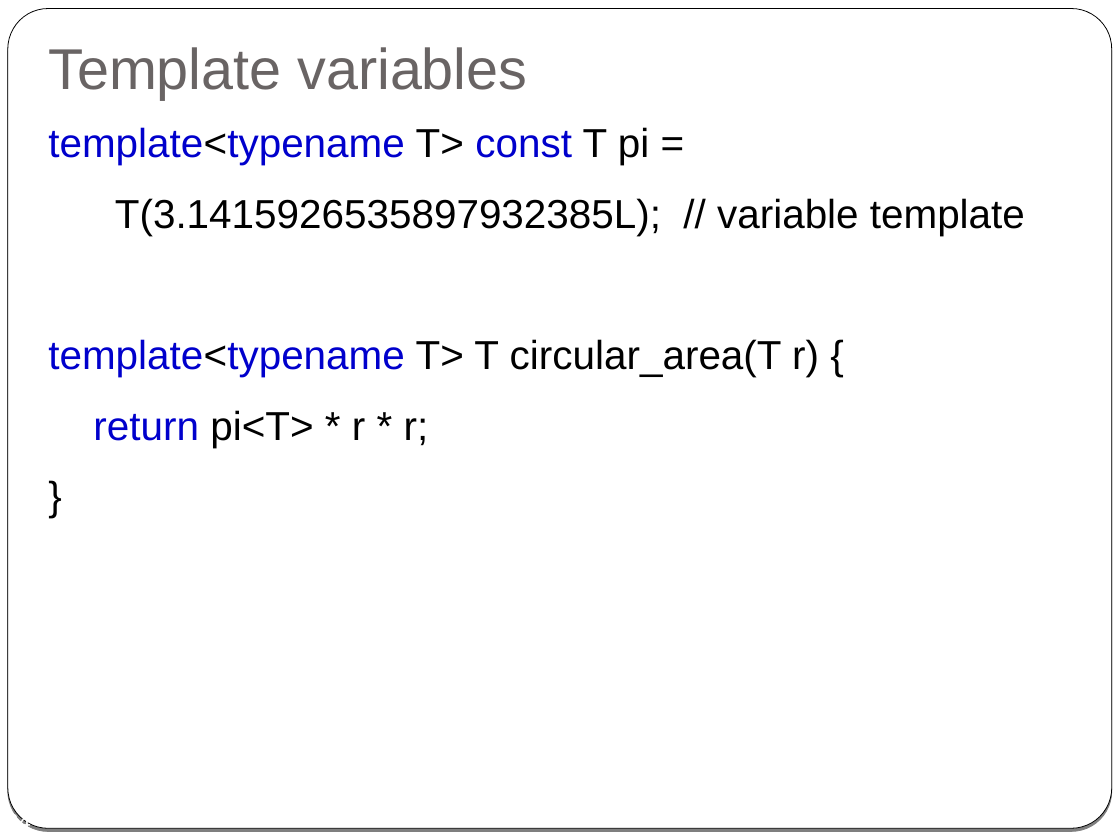
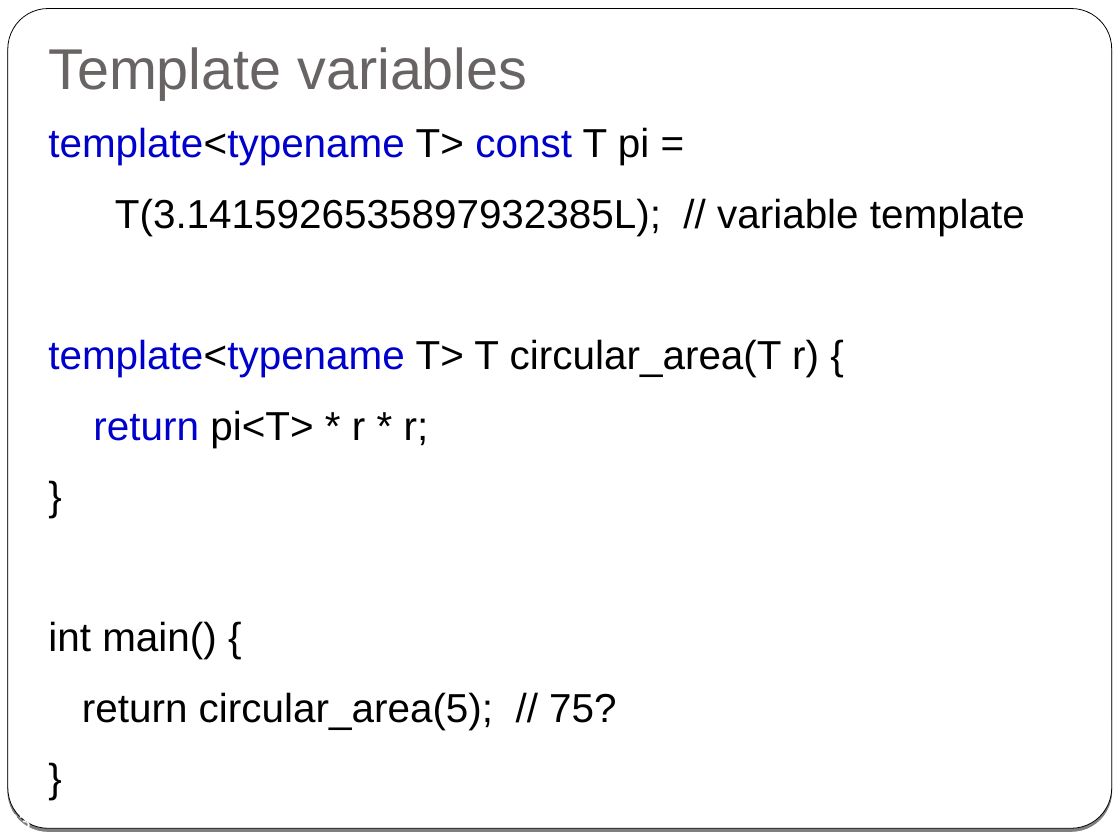
Before and after one commit to cpp-at-ariel/cpp-5778, a slide deck: slide 33 of week08-templates/slides.odp (slide 34 before the commit). Drawn at 1120x840 pixels with LibreOffice and Linux fonts; fonts in the diff are those of the drawing. Boxes give left, top, right and bottom in pixels: in the first picture for what was removed or moved away, otherwise in the second. Text is boxed around its words. In the diff, an @@ line names an element or a change of style, - is before the commit and + after.

```diff
--- a/week08-templates/slides.odp
+++ b/week08-templates/slides.odp
@@ text at (48,621,616,730): paragraphs added @@
+int main() {
+return circular_area(5); // 75?
+}
@@ page number at (6,812,30,827): text changed @@
-34
+33
```
Also in this commit, not shown: 8 other slides changed, 1 slide added, 3 slides removed, 3 other files.
